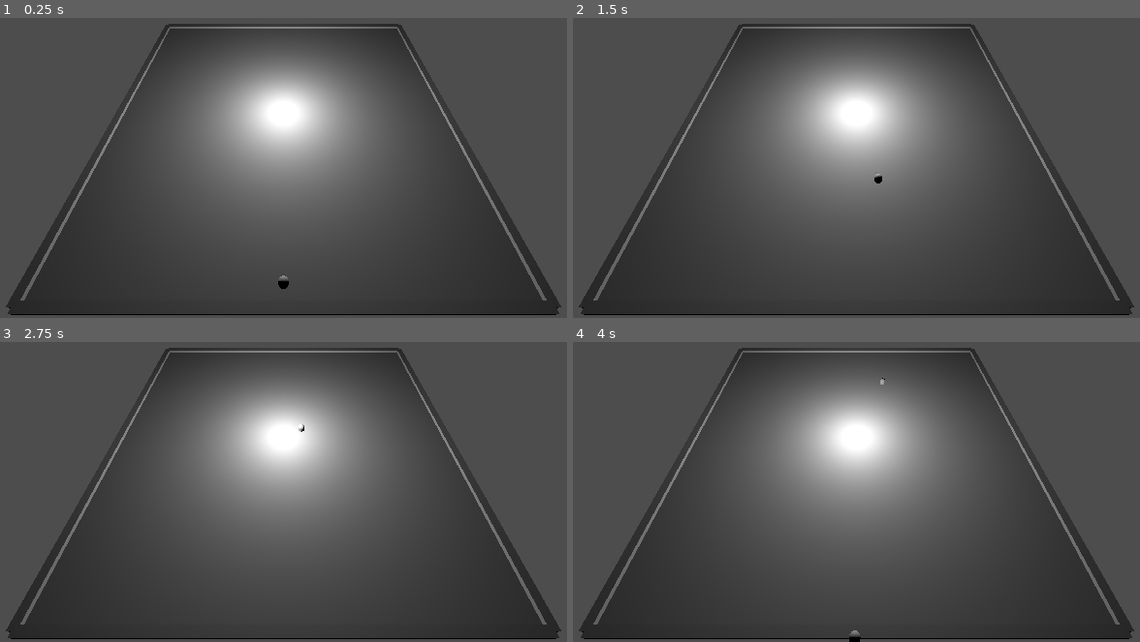
Above: before the commit, frames 1-4 (two rows, left to right).
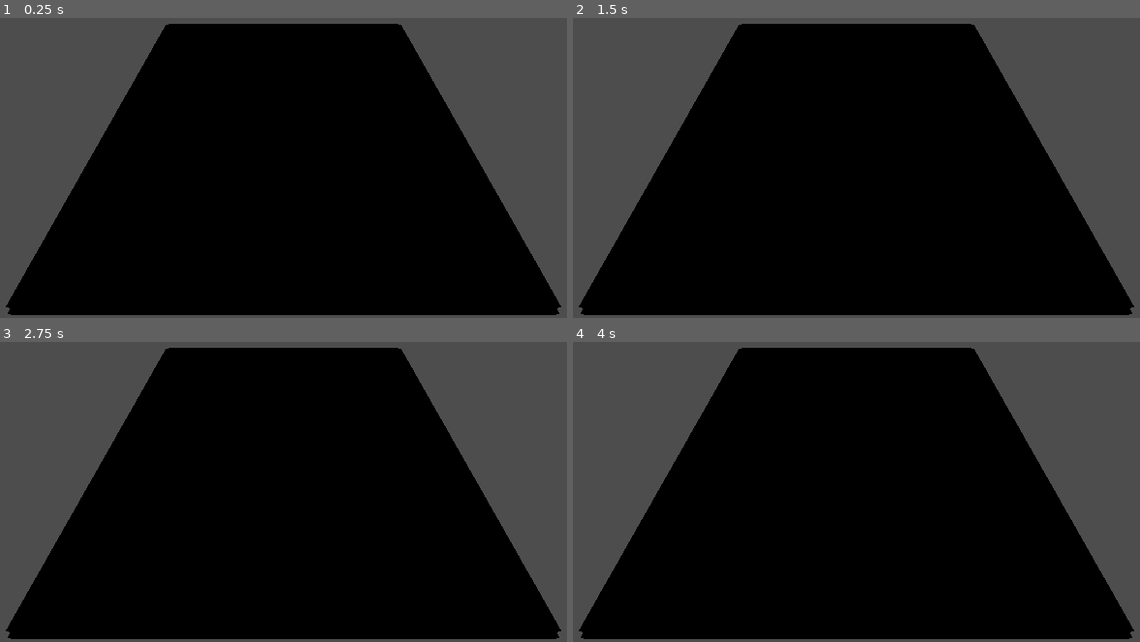
Above: after the commit, the same moments.

Repository: slabrant/gwj82
Game: Godot game, scene res://scenes/world.tscn
Same seed, same stepped clock (60 frames per second), same inputs: the game is played once before the commit and once after it. Sound files missing from this copy of the repository are replaced by a short silence.
Inputs (mouse positions are in pixels of both pictures, inside the frame that each line leads up to):
- Up to frame 1 (0.25 s): no input
- Up to frame 2 (1.5 s): tap Enter at 0.5 s; move the mouse to (901, 99) at 0.52 s; hold Shift (input_run) 0.53-1.28 s; hold W (input_forward) from 0.53 s (still down); move the mouse to (816, 102) at 1.27 s; tap Shift (input_run) at 1.35 s
- Up to frame 3 (2.75 s): keep holding W (input_forward); tap Space at 2 s; move the mouse to (300, 417) at 2.02 s; hold Shift (input_run) from 2.03 s (still down)
- Up to frame 4 (4 s): keep holding W (input_forward); tap Enter at 2.75 s; move the mouse to (845, 432) at 2.77 s; release Shift (input_run) at 2.78 s; tap Shift (input_run) at 2.85 s; tap Space at 3.5 s; move the mouse to (913, 429) at 3.52 s; hold Shift (input_run) from 3.53 s (still down)

The runs differ from the first frame. In frame 1, 68% of the frame differs, in the area x 1-99%, y 1-99%; in frame 2, 68%; in frame 3, 68%; in frame 4, 68%, in the area x 1-99%, y 1-100%.

Commit message:
Mom now walks around looking for player; Player makes thump sounds when bumping into walls.

Diff:
--- a/scenes/mom.gd
+++ b/scenes/mom.gd
@@ -2,6 +2,10 @@
 
 @export var CHASING : bool = false
 @export var MOVEMENT_SPEED: float = 3.0
+@export var TOUCH_RADIUS: float = 1.5
+
+@onready var target_position: Vector3
+@onready var navigation_region_3d = get_node("../NavigationRegion3D")
 
 @onready var follow_timer: Timer = $FollowTimer
 @onready var mom_navigation: NavigationAgent3D = $MomNavigation
@@ -12,22 +16,30 @@
 func _ready() -> void:
 	print("Mom ready; connecting signals…")
 	$DetectionArea.body_entered.connect(self._on_body_entered)
-	$DetectionArea.body_exited.connect(self._on_body_exited)
+	#$DetectionArea.body_exited.connect(self._on_body_exited)
 	walking_sound.stop()
+	target_position = new_target()
 
 
 func _physics_process(delta):
 	var old_velocity = velocity
-	if Input.is_action_just_pressed("input_run"):
-		CHASING = !CHASING
+	var current_speed = MOVEMENT_SPEED
+	if CHASING:
+		current_speed *= 2
+		walking_sound.pitch_scale = 2.0
+		target_position = get_node("../Player").global_position
 
-	if CHASING:
-		mom_navigation.set_target_position(get_node("../Player").global_position)
-		var next_point = mom_navigation.get_next_path_position()
-		velocity = (next_point - global_position).normalized() * MOVEMENT_SPEED
-		look_at(next_point)
-	else:
-		velocity = Vector3.ZERO
+	mom_navigation.set_target_position(target_position)
+	var next_point = mom_navigation.get_next_path_position()
+	velocity = (next_point - global_position).normalized() * MOVEMENT_SPEED
+	look_at(next_point)
+
+	if mom_navigation.distance_to_target() < TOUCH_RADIUS:
+		target_position = new_target()
+		#if CHASING:
+			#print("caught")
+		#else:
+			#print("new point")
 
 	if (Vector3.ZERO == velocity) != (Vector3.ZERO == old_velocity):
 		toggle_walking_sound()
@@ -42,8 +54,19 @@
 		walking_sound.play(randf_range(0.0, walking_sound.stream.get_length()))
 
 
+
+func new_target():
+	return get_random_point_in_aabb(navigation_region_3d.get_bounds())
+
+
 func _on_body_entered(body):
 	CHASING = true
-	print("DetectionArea body_entered → ", body.name)
-func _on_body_exited(body):
-	print("DetectionArea body_exited  ← ", body.name)
+	#print("DetectionArea body_entered → ", body.name)
+#func _on_body_exited(body):
+	#print("DetectionArea body_exited  ← ", body.name)
+
+func get_random_point_in_aabb(aabb: AABB) -> Vector3:
+	var rand_x = randf_range(aabb.position.x, aabb.position.x + aabb.size.x)
+	var rand_y = randf_range(aabb.position.y, aabb.position.y + aabb.size.y)
+	var rand_z = randf_range(aabb.position.z, aabb.position.z + aabb.size.z)
+	return Vector3(rand_x, rand_y, rand_z)
--- a/scenes/player.gd
+++ b/scenes/player.gd
@@ -1,4 +1,6 @@
 extends CharacterBody3D
+
+@onready var thump_sound: AudioStreamPlayer3D = $ThumpSound
 
 const SPEED : int = 7
 const MOUSE_SENSITIVITY : float = 0.005
@@ -7,7 +9,6 @@
 
 func _ready() -> void:
 	Input.set_mouse_mode(Input.MOUSE_MODE_CAPTURED)
-
 
 
 # The mouse will always work to look left and right
@@ -32,3 +33,20 @@
 	velocity = lerp(velocity, direction * total_speed, 0.2)
 
 	move_and_slide()
+
+	if get_slide_collision(0) and 0.01 < velocity.length():
+		#thump_sound.volume_linear = velocity.length() * 0.5
+		thump_sound.global_position = get_slide_collision(0).get_position()
+		play_thump_sound()
+	else:
+		play_thump_sound(false)
+
+
+func play_thump_sound(on = true):
+	if (thump_sound.playing and on) or (!thump_sound.playing and !on):
+		return
+
+	if thump_sound.playing:
+		thump_sound.stop()
+	else:
+		thump_sound.play(randf_range(0.0, thump_sound.stream.get_length()))
--- a/scenes/player.tscn
+++ b/scenes/player.tscn
@@ -1,6 +1,7 @@
-[gd_scene load_steps=5 format=3 uid="uid://d2l14giun31tm"]
+[gd_scene load_steps=6 format=3 uid="uid://d2l14giun31tm"]
 
 [ext_resource type="Script" uid="uid://rdcqd8rruek4" path="res://scenes/player.gd" id="1_3vyb7"]
+[ext_resource type="AudioStream" uid="uid://csn88jygsrx4j" path="res://assets/thumping.ogg" id="2_g2els"]
 
 [sub_resource type="CapsuleShape3D" id="CapsuleShape3D_3vyb7"]
 
@@ -24,3 +25,7 @@
 
 [node name="AudioListener3D" type="AudioListener3D" parent="."]
 transform = Transform3D(1, 0, 0, 0, 1, 0, 0, 0, 1, 0, 1, 0)
+
+[node name="ThumpSound" type="AudioStreamPlayer3D" parent="."]
+stream = ExtResource("2_g2els")
+autoplay = true
--- a/scenes/world.tscn
+++ b/scenes/world.tscn
@@ -1,7 +1,6 @@
-[gd_scene load_steps=7 format=3 uid="uid://cdwwm4b6gi2di"]
+[gd_scene load_steps=6 format=3 uid="uid://cdwwm4b6gi2di"]
 
 [ext_resource type="PackedScene" uid="uid://d2l14giun31tm" path="res://scenes/player.tscn" id="1_nnsk1"]
-[ext_resource type="Script" uid="uid://cx23ypcgrv8fy" path="res://scenes/world.gd" id="1_rwgxs"]
 [ext_resource type="PackedScene" uid="uid://dylc8icgoxxbs" path="res://scenes/mom.tscn" id="3_4wyf3"]
 [ext_resource type="PackedScene" uid="uid://d1ga74cgj8x3v" path="res://scenes/wall.tscn" id="4_k0juu"]
 
@@ -13,7 +12,6 @@
 size = Vector2(50, 50)
 
 [node name="World" type="Node3D"]
-script = ExtResource("1_rwgxs")
 
 [node name="Player" parent="." instance=ExtResource("1_nnsk1")]
 transform = Transform3D(-1, 0, -8.74228e-08, 0, 1, 0, 8.74228e-08, 0, -1, 0, 0, -23)
@@ -22,7 +20,7 @@
 transform = Transform3D(-1, 6.18172e-08, -6.18172e-08, 0, 0.707107, 0.707107, 8.74228e-08, 0.707107, -0.707107, 0, 32.298, -30)
 
 [node name="Mom" parent="." instance=ExtResource("3_4wyf3")]
-transform = Transform3D(-1, 0, -8.74228e-08, 0, 1, 0, 8.74228e-08, 0, -1, 0.151502, 0.412936, -31.2455)
+transform = Transform3D(-1, 0, -8.74228e-08, 0, 1, 0, 8.74228e-08, 0, -1, 0.151502, 0.412936, -36.6621)
 
 [node name="SWall" parent="." instance=ExtResource("4_k0juu")]
 transform = Transform3D(1, 0, 0, 0, 1, 0, 0, 0, 1, 0, 0, -25)
@@ -38,6 +36,7 @@
 
 [node name="OmniLight3D" type="OmniLight3D" parent="."]
 transform = Transform3D(1, 0, 0, 0, 1, 0, 0, 0, 1, 0, 5, 0)
+visible = false
 light_energy = 20.0
 light_indirect_energy = 20.0
 omni_range = 100.0
Not shown, added: assets/thumping.ogg.import
Not shown, added: assets/thumping.ogg
